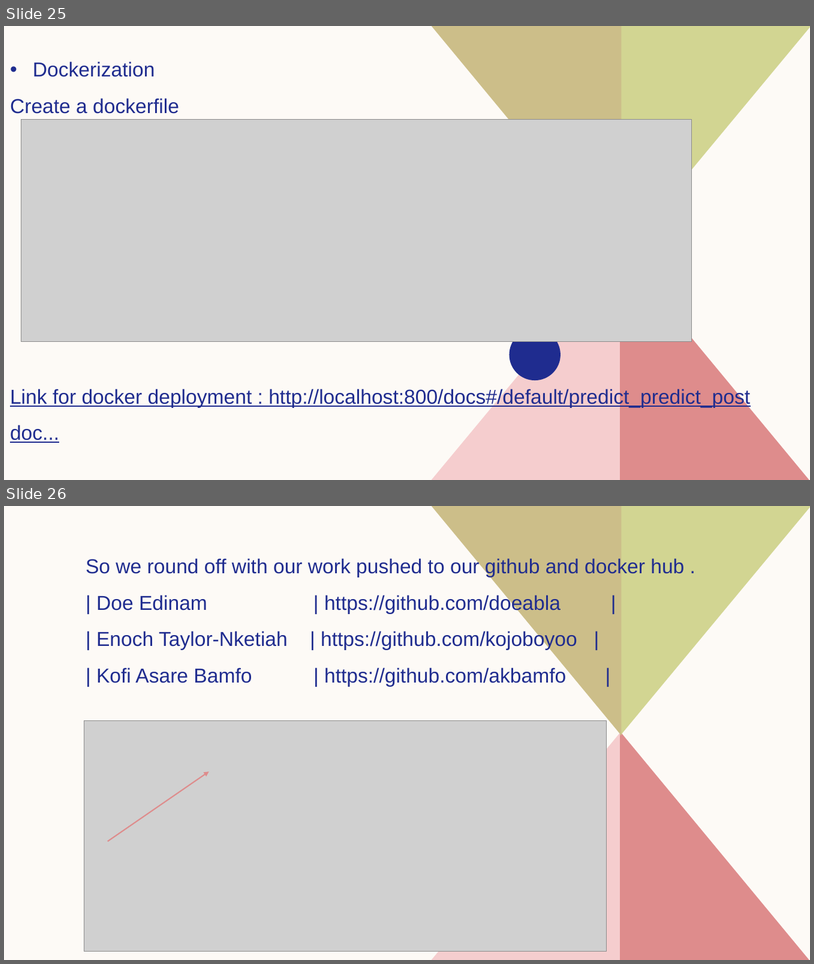
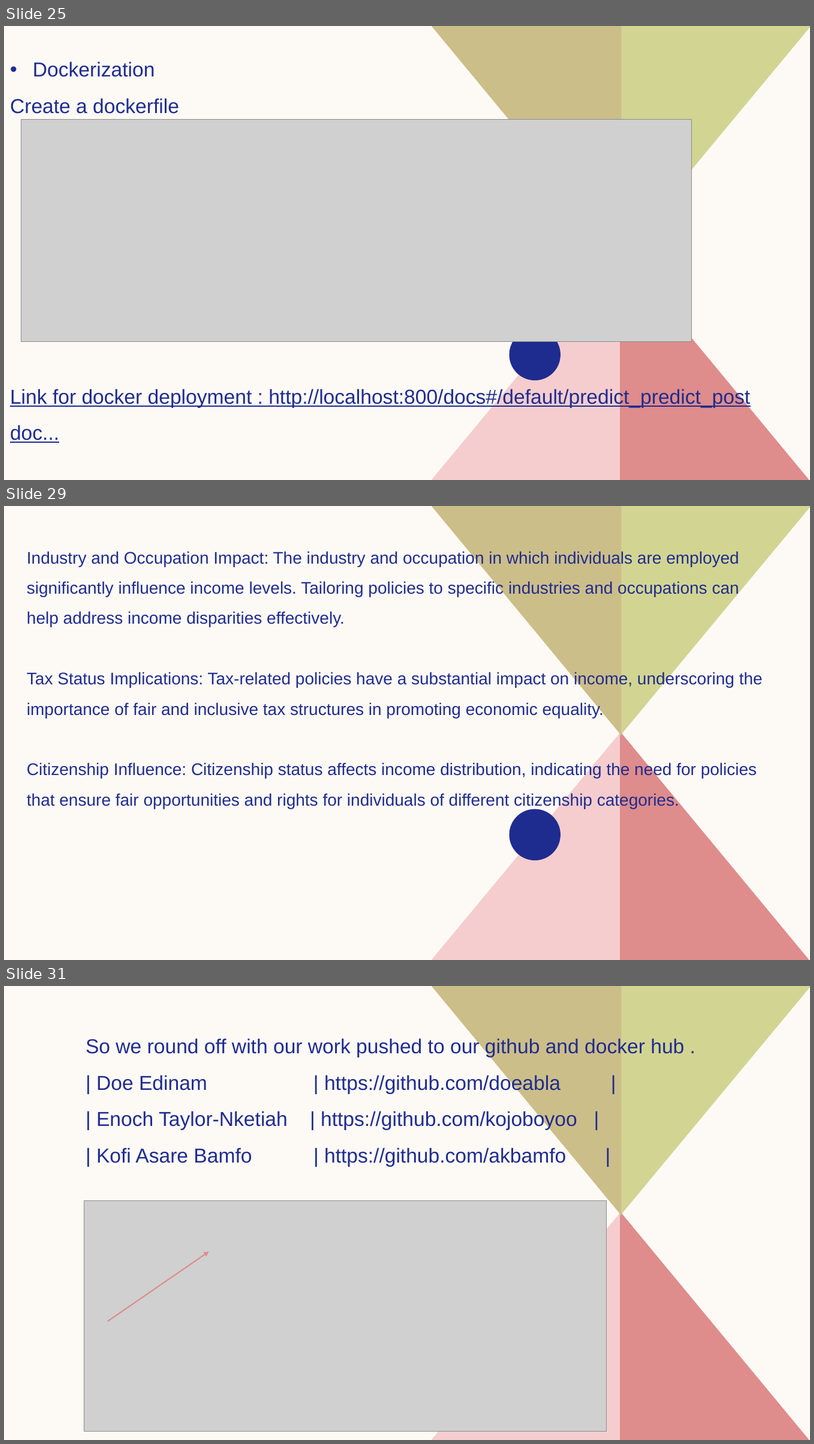
Before and after one commit to doeabla/Income_prediction-_app, a slide deck: capstone_final.pptx. Shown one above the other, each under a label of ours: slides 25 and 26 before the commit, slides 25, 29 and 31 after it; the slides between them are not shown. The pictures are 814x964 and 814x1444 pixels, drawn with LibreOffice and Linux fonts; fonts in the diff are those of the drawing; grey boxes stand for pictures. Boxes give left, top, right and bottom in pixels: in the first picture for what was removed or moved away, otherwise in the second. Text is boxed around its words. In the diff, an @@ line names an element or a change of style, - is before the commit and + after.

```diff
--- a/capstone_final.pptx
+++ b/capstone_final.pptx
@@ slide 29 added at (4, 506, 810, 960), background #FDFAF6; not listed: 5 template elements that a slide beside it also shows @@
@@ text added at (27, 550, 763, 808), 20 pt, text #1F2C8F @@
+Industry and Occupation Impact: The industry and occupation in which individuals are employed significantly influence income levels. Tailoring policies to specific industries and occupations can help address income disparities effectively.
+Tax Status Implications: Tax-related policies have a substantial impact on income, underscoring the importance of fair and inclusive tax structures in promoting economic equality.
+Citizenship Influence: Citizenship status affects income distribution, indicating the need for policies that ensure fair opportunities and rights for individuals of different citizenship categories.
@@ what was slide 26 is now slide 31 @@
```
Also in this commit, not shown: 7 slides changed, 4 other slides added, 1 other file.
